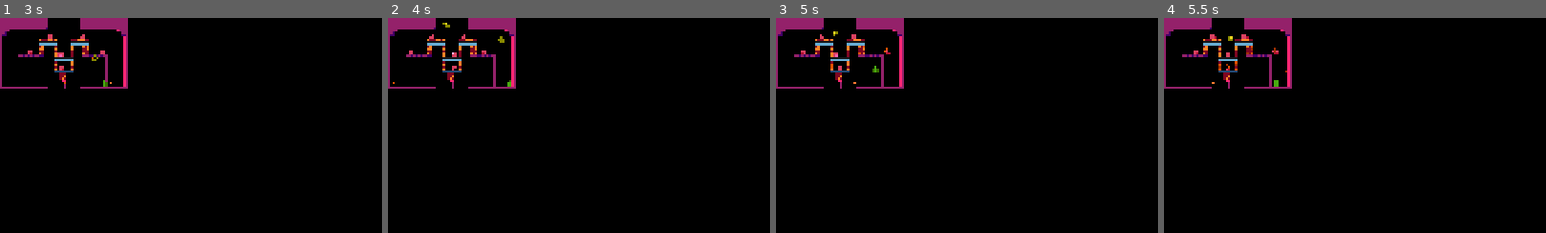
Above: before the commit, frames 1-4 (left to right).
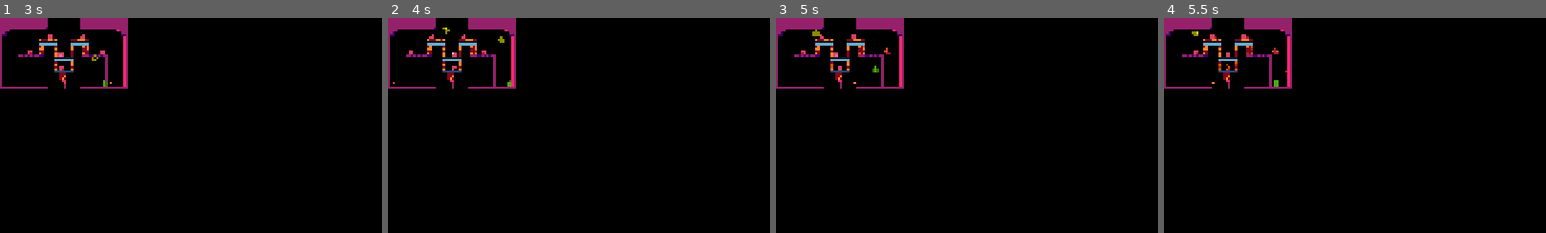
Above: after the commit, the same moments.

Repository: 100-Devs-1-Game/DragonDragonFireFire
Game: Godot game, scene res://stages/stage_2.tscn
Same seed, same stepped clock (60 frames per second), same inputs: the game is played once before the commit and once after it. This scene is started directly instead of the project's main scene.
Inputs:
- Up to frame 1 (3 s): tap Enter (ui_accept) every 0.75 s from 0.5 to 2.75 s; hold D (right) 0.53-2.03 s; tap Shift (fire) every 0.75 s from 0.6 to 2.85 s; tap Space (jump) at 0.77, 1.52 s; hold A (left) 2.03-2.78 s; hold D (right) from 2.78 s (still down)
- Up to frame 2 (4 s): keep holding D (right); tap Space (jump) at 3.02, 3.77 s; tap Enter (ui_accept) at 3.5 s; tap Shift (fire) at 3.6 s
- Up to frame 3 (5 s): tap Enter (ui_accept) at 4.25 s; release D (right) at 4.28 s; hold A (left) from 4.28 s (still down); tap Shift (fire) at 4.35 s; tap Space (jump) at 4.52 s
- Up to frame 4 (5.5 s): release A (left) at 5.03 s; hold D (right) from 5.03 s (still down); tap Shift (fire) at 5.1 s
The pictures show only the part of the screen within x 0-50%, y 0-50%; the shares and areas given below are measured in that part.

Frame 1 is identical in both runs. In frame 2, less than 0.1% of the frame differs, in the area x 14-17%, y 2-8%; in frame 3, less than 0.1%, in the area x 9-17%, y 5-9%; in frame 4, less than 0.1%.

Commit message:
Adapt teleport thresholds

Diff:
--- a/src/physics_behaviors/teleport.gd
+++ b/src/physics_behaviors/teleport.gd
@@ -1,10 +1,10 @@
 class_name Teleport
 extends RefCounted
 
-const _TELEPORT_BOTTOM_SRC_Y : float = 212.0
-const _TELEPORT_BOTTOM_DEST_Y : float = 16.0
+const _TELEPORT_BOTTOM_SRC_Y : float = 204.0
+const _TELEPORT_BOTTOM_DEST_Y : float = 20.0
 
-const _TELEPORT_TOP_SRC_Y : float = 0.0
+const _TELEPORT_TOP_SRC_Y : float = 12.0
 const _TELEPORT_TOP_DEST_Y : float = 196.0
 
 const _TELEPORT_DIFF : float = _TELEPORT_BOTTOM_DEST_Y - _TELEPORT_BOTTOM_SRC_Y
